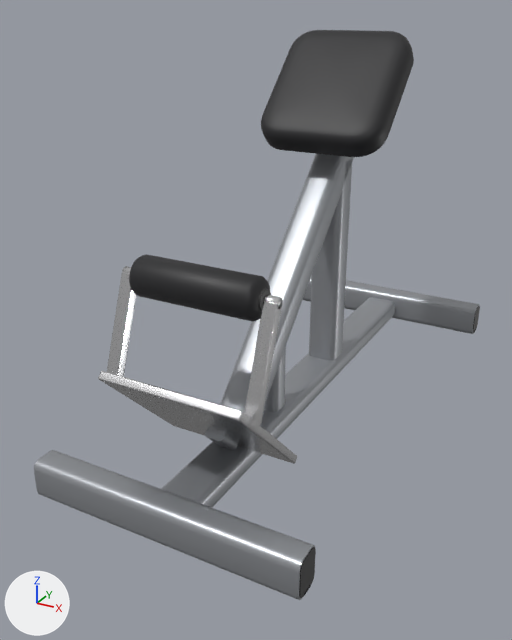
One commit to the glTF model echipamente/glb/hyperextension_45.glb: the scene before it, then after it.
Camera for both pictures: a camera (50 mm lens) standing at (0.747, -1.78, 1.027) and looking at (-0.077, -0.282, 0.278). The lights are fixed; the arrows at lower left show +X, +Y and +Z. The first picture is the older version. Where no turn or scale is listed for an object, it has been applied to the vertices. Vertices at exactly the same position are counted once.

The older version as bpy lines, for what is in view:
```python
ob_hyperextension_45__foot_adjust__powder = bpy.data.objects.new('hyperextension_45__foot_adjust__powder', me_hyperextension_45__foot_adjust__powder)
ob_hyperextension_45__foot_adjust__powder.location = (0.0, -0.62, 0.16)
ob_hyperextension_45__foot_adjust__steel = bpy.data.objects.new('hyperextension_45__foot_adjust__steel', me_hyperextension_45__foot_adjust__steel)
ob_hyperextension_45__foot_adjust__steel.location = (0.0, -0.62, 0.16)
ob_hyperextension_45__plastic = bpy.data.objects.new('hyperextension_45__plastic', me_hyperextension_45__plastic)
ob_hyperextension_45__plastic.location = (0.0, 0.0, 0.0)
ob_hyperextension_45__powder = bpy.data.objects.new('hyperextension_45__powder', me_hyperextension_45__powder)
ob_hyperextension_45__powder.location = (0.0, 0.0, 0.0)
ob_hyperextension_45__rubber = bpy.data.objects.new('hyperextension_45__rubber', me_hyperextension_45__rubber)
ob_hyperextension_45__rubber.location = (0.0, 0.0, 0.0)
# also in view: 'hyperextension_45__foot_adjust__vinyl' at (0.0, -0.662, 0.514); 'hyperextension_45__vinyl' at (0.0, 0.01, 0.831)
```
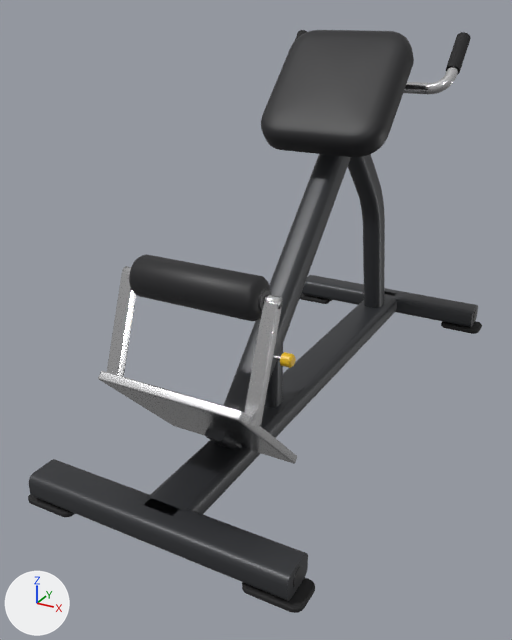
Boxes (x1, y1, x2, y2) around the edits, measured in the pictures (512 x 640 px; the box of a moved part takes in the faces that stretch with it):
'hyperextension_45__powder', recoloured, reshaped: before (34, 154, 479, 600); after (29, 154, 478, 601)
'hyperextension_45__rubber', reshaped (mostly hidden before): before (304, 329, 476, 596); after (28, 30, 482, 613)
'hyperextension_45__plastic', reshaped (mostly hidden): before (299, 305, 480, 598); after (293, 310, 477, 588)
'hyperextension_45__steel', added: after (273, 67, 458, 361)
'hyperextension_45__foot_adjust__powder', recoloured (grey to dark grey): (205, 431, 237, 449) in both
'hyperextension_45__accent', added: after (280, 352, 296, 368)
part 1 of me_hyperextension_45__plastic, added: after (293, 566, 303, 588)
part 2 of me_hyperextension_45__plastic, deleted (mostly hidden): before (299, 305, 480, 598)
part 3 of me_hyperextension_45__powder, moved or reshaped: before (264, 347, 286, 412); after (223, 154, 351, 448)
part 4 of me_hyperextension_45__powder, rebuilt (8% wider): before (162, 297, 395, 508); after (146, 292, 397, 515)
part 5 of me_hyperextension_45__powder, rebuilt: before (34, 450, 316, 600); after (29, 459, 308, 601)
part 6 of me_hyperextension_45__powder, rebuilt (12% shorter): before (303, 275, 479, 334); after (302, 275, 478, 327)
part 7 of me_hyperextension_45__powder, added: after (348, 154, 385, 308)
part 8 of me_hyperextension_45__powder, added: after (264, 345, 283, 408)
part 9 of me_hyperextension_45__powder, deleted: before (309, 162, 352, 360)
part 10 of me_hyperextension_45__powder, deleted: before (220, 154, 354, 412)
part 11 of me_hyperextension_45__rubber, rebuilt (not visible before): after (299, 293, 332, 304)
part 12 of me_hyperextension_45__rubber, rebuilt (not visible before): after (441, 321, 482, 334)
part 13 of me_hyperextension_45__rubber, rebuilt (mostly hidden before): before (304, 584, 311, 596); after (242, 578, 315, 613)
part 14 of me_hyperextension_45__rubber, rebuilt (not visible before): after (28, 494, 75, 517)
part 15 of me_hyperextension_45__rubber, added: after (295, 30, 307, 40)
part 16 of me_hyperextension_45__rubber, added (black): after (446, 32, 471, 75)

Edits to the bpy script that builds the scene:
```text
Change mat_powder:
    mat_powder.base_color: (0.36, 0.375, 0.4) -> (0.04, 0.042, 0.047)  # grey #a2a5aa -> dark grey #383a3d
Change me_hyperextension_45__plastic:
    remove me_hyperextension_45__plastic.from_pydata(...)  # 560 vertices, 1068 faces; spans x -0.332..0.332, y -0.853..0.583, z 0.004..0.922
    add me_hyperextension_45__plastic.from_pydata(...)  # 416 vertices, 772 faces; spans x -0.322..0.322, y -0.862..0.592, z 0.028..0.922
    me_hyperextension_45__plastic part 1: a new loose piece, a 12-sided cut cone along x (radius 0.0216 at the low end, 0.0204 at the high end) spanning x 0.319..0.322, y -0.8616..-0.8184, z 0.0284..0.0716, in mat_plastic (black #29292b)
    me_hyperextension_45__plastic part 2: 10 loose pieces with 400 vertices, spanning x -0.332..0.332, y -0.853..0.583, z 0.004..0.657, are deleted
    other edits to the shape of me_hyperextension_45__plastic do not show in these pictures
Change me_hyperextension_45__powder:
    remove me_hyperextension_45__powder.from_pydata(...)  # 280 vertices, 532 faces; spans x -0.33..0.33, y -0.857..0.587, z 0.0..0.883
    add me_hyperextension_45__powder.from_pydata(...)  # 460 vertices, 892 faces; spans x -0.32..0.32, y -0.885..0.615, z 0.02..0.881
    me_hyperextension_45__powder part 3: the loose piece of 40 vertices spanning x -0.031..0.031, y -0.368..-0.307, z 0.06..0.301 is multiplied about its middle by the matrix ((1.131, 0.0, 0.0), (0.0, -0.938, 3.206), (0.0, 0.94, 3.202)), then moved by (0.0, 0.164, 0.286)
    me_hyperextension_45__powder part 4: the loose piece of 40 vertices spanning x -0.053..0.053, y -0.82..0.55, z 0.01..0.071 is rebuilt with 40 vertices and now spans x -0.055..0.055, y -0.84..0.57, z 0.02..0.08
    me_hyperextension_45__powder part 5: the loose piece of 40 vertices spanning x -0.33..0.33, y -0.857..-0.783, z 0.0..0.096 is rebuilt with 40 vertices and now spans x -0.32..0.32, y -0.885..-0.795, z 0.02..0.08
    me_hyperextension_45__powder part 6: the loose piece of 40 vertices spanning x -0.33..0.33, y 0.513..0.587, z 0.0..0.096 is rebuilt with 40 vertices and now spans x -0.32..0.32, y 0.525..0.615, z 0.02..0.08
    me_hyperextension_45__powder part 7: a new loose piece of 220 vertices spanning x -0.03..0.03, y 0.075..0.474, z 0.063..0.754, in mat_powder (dark grey #383a3d)
    me_hyperextension_45__powder part 8: a new loose piece of 40 vertices spanning x -0.025..0.025, y -0.362..-0.312, z 0.07..0.3, in mat_powder (dark grey #383a3d)
    me_hyperextension_45__powder part 9: the loose piece of 40 vertices spanning x -0.043..0.043, y -0.026..0.059, z 0.06..0.655 is deleted
    me_hyperextension_45__powder part 10: 40 vertices removed from x -0.043..0.043, y -0.579..0.245, z 0.059..0.883
    other edits to the shape of me_hyperextension_45__powder do not show in these pictures
Change me_hyperextension_45__rubber:
    remove me_hyperextension_45__rubber.from_pydata(...)  # 320 vertices, 624 faces; spans x -0.332..0.332, y -0.845..0.575, z 0.0..0.012
    add me_hyperextension_45__rubber.from_pydata(...)  # 376 vertices, 728 faces; spans x -0.345..0.345, y -0.882..0.613, z 0.0..0.968
    me_hyperextension_45__rubber part 11: the loose piece of 80 vertices spanning x -0.332..-0.248, y 0.525..0.575, z 0.0..0.012 is rebuilt with 80 vertices and now spans x -0.345..-0.215, y 0.527..0.613, z 0.0..0.014
    me_hyperextension_45__rubber part 12: the loose piece of 80 vertices spanning x 0.248..0.332, y 0.525..0.575, z 0.0..0.012 is rebuilt with 80 vertices and now spans x 0.215..0.345, y 0.527..0.613, z 0.0..0.014
    me_hyperextension_45__rubber part 13: the loose piece of 80 vertices spanning x 0.248..0.332, y -0.845..-0.795, z 0.0..0.012 is rebuilt with 80 vertices and now spans x 0.215..0.345, y -0.882..-0.798, z 0.0..0.014
    me_hyperextension_45__rubber part 14: the loose piece of 80 vertices spanning x -0.332..-0.248, y -0.845..-0.795, z 0.0..0.012 is rebuilt with 80 vertices and now spans x -0.345..-0.215, y -0.882..-0.798, z 0.0..0.014
    me_hyperextension_45__rubber part 15: a new loose piece of 28 vertices spanning x -0.259..-0.221, y 0.222..0.328, z 0.862..0.968, in mat_rubber (black #1f1f21)
    me_hyperextension_45__rubber part 16: a new loose piece of 28 vertices spanning x 0.221..0.259, y 0.222..0.328, z 0.862..0.968, in mat_rubber (black #1f1f21)
Add ob_hyperextension_45__steel:
    ob_hyperextension_45__steel = bpy.data.objects.new('hyperextension_45__steel', me_hyperextension_45_steel)  # 314 vertices, 644 faces; spans x -0.255..0.255, y -0.406..0.321, z 0.244..0.961; in mat_steel (light grey #ddddde)
    ob_hyperextension_45__steel.location = (0.0, 0.0, 0.0)
Add ob_hyperextension_45__accent:
    ob_hyperextension_45__accent = bpy.data.objects.new('hyperextension_45__accent', me_hyperextension_45_accent)  # 64 vertices, 124 faces; spans x 0.06..0.091, y -0.417..-0.383, z 0.233..0.267; in mat_accent (yellow #edbf27)
    ob_hyperextension_45__accent.location = (0.0, 0.0, 0.0)
```
